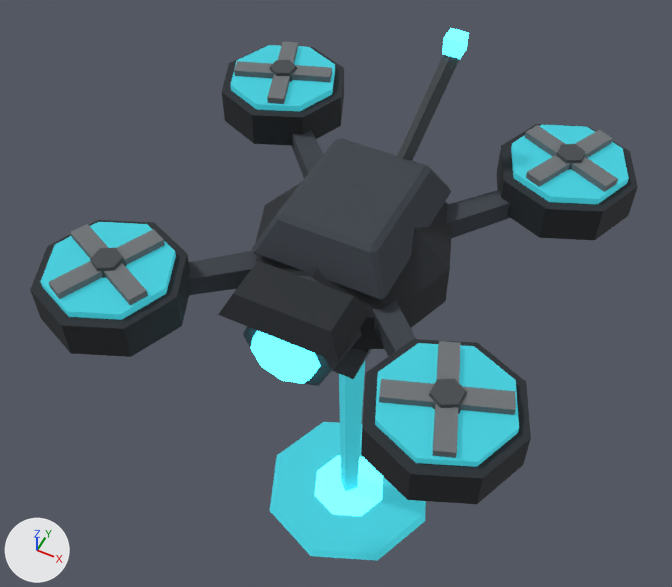
Two versions of the glTF model game/assets/generated/enemy/enemy_linked_drone.glb, one commit apart.
The view is the same before and after, from a 50 mm lens placed at (0.782, -1.658, 3.194), pointed at (-0.085, 0.076, 1.027). Arrows for +X, +Y and +Z are at lower left; the lights stay in place. The picture after the commit comes second. Where no turn or scale is listed for an object, it has been applied to the vertices.

In view in the first picture: 'body', 'eye', 'hover_field', 'rotor_bl', 'rotor_br', 'rotor_fl', 'rotor_fr'.
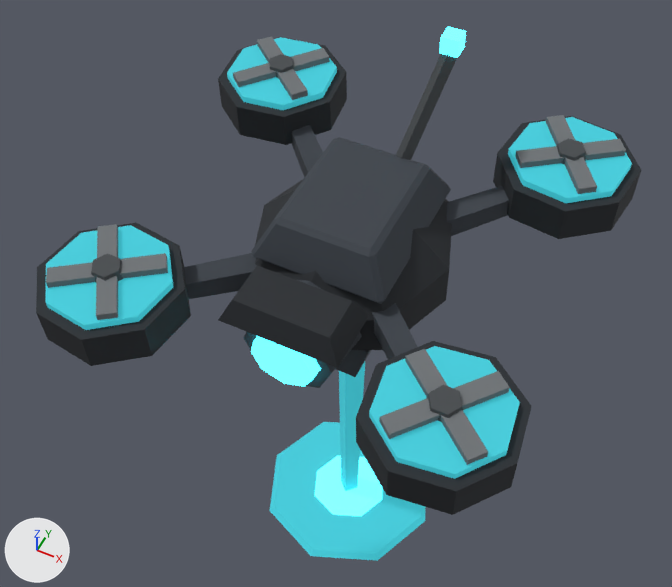
What differs and where, as boxes (x1, y1, x2, y2) in the pictures (672 x 587 px):
'body', moved: before (188, 28, 510, 379); after (184, 26, 509, 377)
'rotor_fl', moved, turned: before (361, 339, 531, 504); after (356, 341, 532, 515)
'rotor_fr', moved, turned: before (30, 220, 190, 357); after (36, 223, 191, 366)
'rotor_bl', moved, turned: before (496, 124, 638, 240); after (493, 115, 641, 239)
'eye', moved: before (218, 261, 370, 386); after (218, 266, 369, 388)
'rotor_br', moved, turned: before (222, 41, 344, 146); after (218, 36, 347, 145)

The change, as a list of edits to the scene's bpy script:
```text
Change ob_body:
    ob_body.parent: ob_enemy_linked_drone -> ob_hover
    ob_body.location: (0.0, 0.0, 1.3) -> (0.0, 0.0, 0.0)
Change ob_eye:
    ob_eye.parent: ob_enemy_linked_drone -> ob_hover
    ob_eye.location: (0.0, -0.3, 1.3) -> (0.0, -0.3, 0.0)
Change ob_rotor_bl:
    ob_rotor_bl.parent: ob_enemy_linked_drone -> ob_hover
    ob_rotor_bl.location: (0.46, 0.46, 1.4) -> (0.46, 0.46, 0.1)
    ob_rotor_bl.rotation_euler: (0.0, 0.0, 0.0) -> (0.0, 0.0, -0.523)  # degrees (0, 0, 0) -> degrees (0, 0, -30)
Change ob_rotor_br:
    ob_rotor_br.parent: ob_enemy_linked_drone -> ob_hover
    ob_rotor_br.location: (-0.46, 0.46, 1.4) -> (-0.46, 0.46, 0.1)
    ob_rotor_br.rotation_euler: (0.0, 0.0, 0.0) -> (0.0, 0.0, 0.523)  # degrees (0, 0, 0) -> degrees (0, 0, 30)
Change ob_rotor_fl:
    ob_rotor_fl.parent: ob_enemy_linked_drone -> ob_hover
    ob_rotor_fl.location: (0.46, -0.46, 1.4) -> (0.46, -0.46, 0.1)
    ob_rotor_fl.rotation_euler: (0.0, 0.0, 0.0) -> (0.0, 0.0, 0.523)  # degrees (0, 0, 0) -> degrees (0, 0, 30)
Change ob_rotor_fr:
    ob_rotor_fr.parent: ob_enemy_linked_drone -> ob_hover
    ob_rotor_fr.location: (-0.46, -0.46, 1.4) -> (-0.46, -0.46, 0.1)
    ob_rotor_fr.rotation_euler: (0.0, 0.0, 0.0) -> (0.0, 0.0, -0.523)  # degrees (0, 0, 0) -> degrees (0, 0, -30)
Add ob_hover:
    ob_hover = bpy.data.objects.new('hover', None)
    ob_hover.parent = ob_enemy_linked_drone
    ob_hover.location = (0.0, 0.0, 1.302)
    ob_hover.rotation_euler = (0.0446, 0.0, 0.0)  # degrees (2.6, 0, 0)
```
